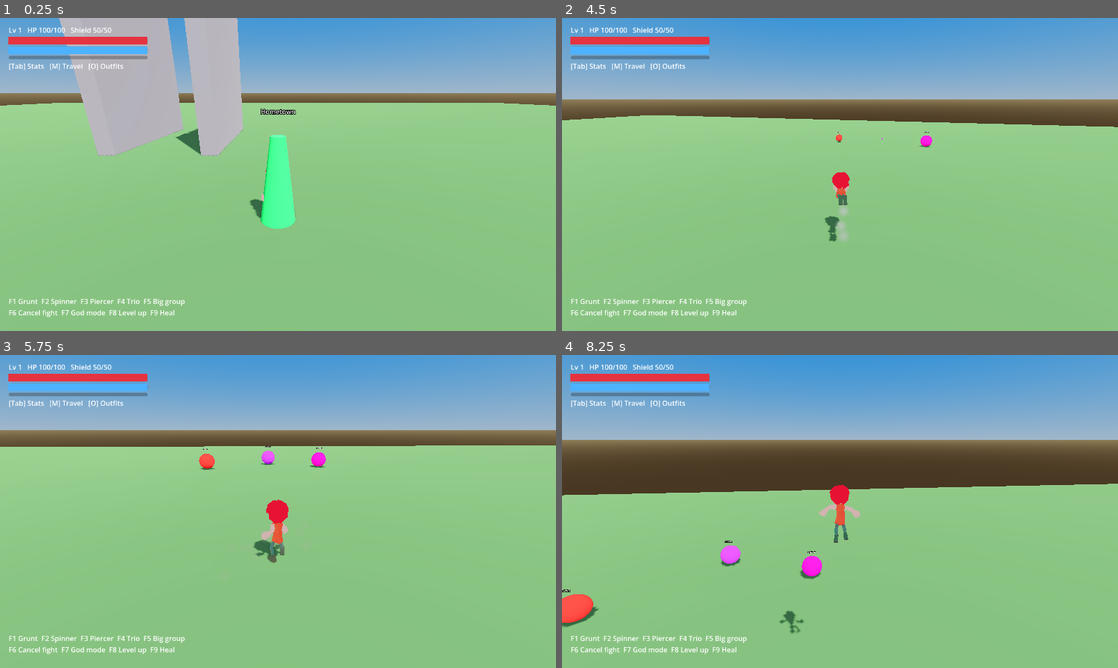
Above: before the commit, frames 1-4 (two rows, left to right).
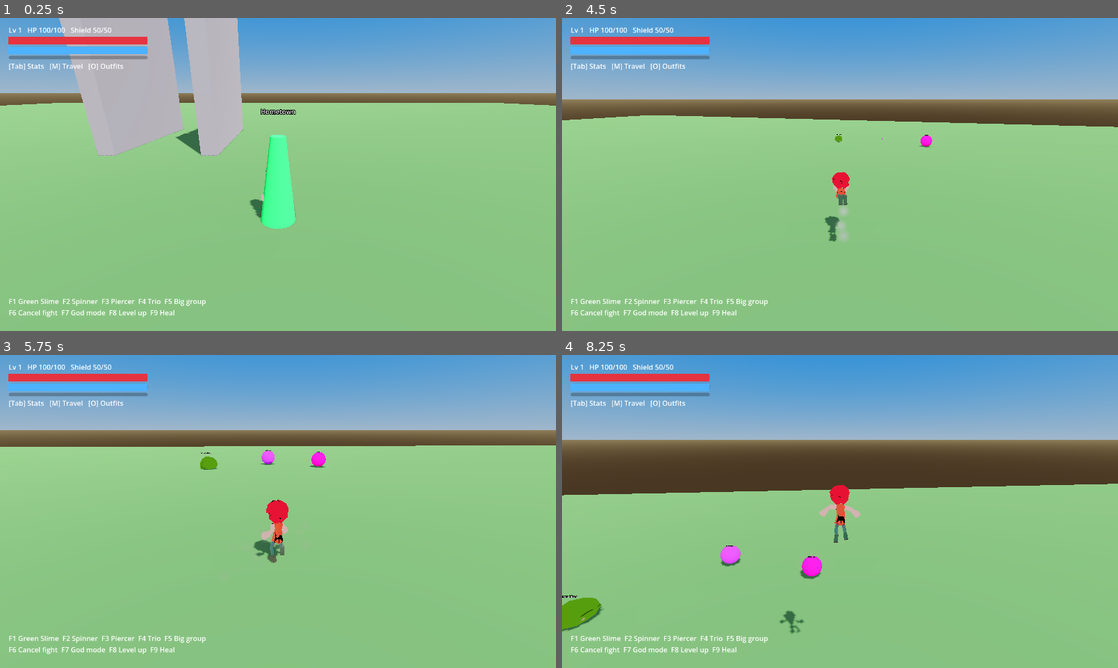
Above: after the commit, the same moments.

Repository: doggoanim/Krits
Game: Godot game, scene res://main.tscn
Same seed, same stepped clock (60 frames per second), same inputs: the game is played once before the commit and once after it.
Inputs (mouse positions are in pixels of both pictures, inside the frame that each line leads up to):
- Up to frame 1 (0.25 s): no input
- Up to frame 2 (4.5 s): tap Enter at 0.5 s; move the mouse to (867, 174) at 0.52 s; hold Ctrl (crouch_pound) 0.53-1.28 s; hold W (move_forward) from 0.53 s (still down); tap Space (jump) at 0.77, 1.52, 3.02, 3.77 s; move the mouse to (812, 174) at 1.27 s; tap E (interact) at 1.35, 3.6 s; move the mouse to (851, 168) at 2.02 s; hold Shift (roll_dive) 2.03-2.78 s; move the mouse to (834, 180) at 2.77 s; tap Ctrl (crouch_pound) at 2.85 s; move the mouse to (878, 177) at 3.52 s; move the mouse to (795, 171) at 4.27 s; tap Shift (roll_dive) at 4.35 s
- Up to frame 3 (5.75 s): keep holding W (move_forward); tap Space (jump) at 4.52 s; move the mouse to (283, 511) at 5.02 s; hold Ctrl (crouch_pound) from 5.03 s (still down)
- Up to frame 4 (8.25 s): move the mouse to (817, 505) at 5.77 s; release W (move_forward) at 5.78 s; release Ctrl (crouch_pound) at 5.78 s; hold D (move_right) 5.78-6.53 s; tap E (interact) at 5.85, 8.1 s; tap Space (jump) at 6.02, 6.77, 7.52 s; move the mouse to (867, 511) at 6.52 s; hold Shift (roll_dive) 6.53-7.28 s; hold W (move_forward) from 6.53 s (still down); move the mouse to (812, 511) at 7.27 s; tap Ctrl (crouch_pound) at 7.35 s; move the mouse to (851, 505) at 8.02 s

The runs differ from the first frame. In frame 1, 0.3% of the frame differs, in the area x 4-37%, y 89-92%; in frame 2, 0.3%; in frame 3, 0.5%; in frame 4, 1.0%, in the area x 0-51%, y 44-92%.

Commit message:
Rename Grunt to Green Slime and give it your animated model
New assets/enemies/green_slime.glb (your upload) with Idle/Moving/Death
clips. EnemyLibrary.grunt() -> green_slime(), id &"green_slime", display
name "Green Slime", green color; updated every call site (TestLevel's
overworld placements, DebugTools' F1/F4/F5 fight shortcuts).

Enemies can now optionally carry an animated model instead of the plain
procedural sphere:
- EnemyData gained model/model_height/anim_idle/anim_move/anim_death
  fields (model unset = unchanged behavior, so Spinner/Piercer are
  untouched).
- New combat/enemy_visual.gd (EnemyVisual): loads the model, plays
  Idle/Moving/Death by name, flashes white on hit, cel-shaded + outlined
  the same way the player is.
- New core/model_util.gd (ModelUtil): the auto-fit-height and cel-shading+
  outline logic factored out of PlayerVisual into shared static helpers,
  so PlayerVisual and EnemyVisual (and any future animated model) stay in
  sync instead of duplicating that logic. PlayerVisual now delegates to it;
  behavior is unchanged.
- combat/enemy.gd (arena) and world/world_enemy.gd (overworld) each build
  an EnemyVisual instead of the sphere when data.model is set, drive
  idle/move animation from their existing movement logic, and (arena only)
  play the death clip and delay removal until it finishes instead of
  popping out instantly. Added an Enemy._dying guard so the lingering
  death animation doesn't get stomped by the per-frame move/idle calls.

Diff:
--- a/combat/enemy.gd
+++ b/combat/enemy.gd
@@ -13,10 +13,12 @@
 var _timers: Array[float] = []
 var _steps: Array[int] = []
 var _dest := Vector3.ZERO
-var _mesh: MeshInstance3D
+var _mesh: MeshInstance3D   ## placeholder sphere, only built when data.model is unset
 var _mat := StandardMaterial3D.new()
+var _visual: EnemyVisual    ## animated model, only built when data.model is set
 var _label: Label3D
 var _flash := 0.0
+var _dying := false   ## true once defeated, so a lingering death animation isn't overridden
 var armed := false   ## only shoots once the arena starts the fight
 
 func setup(d: EnemyData, a: Arena, t: Node3D) -> void:
@@ -29,20 +31,28 @@
 		_steps.append(0)
 
 func _ready() -> void:
-	var sm := SphereMesh.new()
-	sm.radius = 0.7 * data.size
-	sm.height = 1.4 * data.size
-	_mesh = MeshInstance3D.new()
-	_mesh.mesh = sm
-	_mat.albedo_color = data.color
-	# Cel-shaded to match the character: hard light/shadow bands, no shiny highlight.
-	_mat.diffuse_mode = BaseMaterial3D.DIFFUSE_TOON
-	_mat.specular_mode = BaseMaterial3D.SPECULAR_DISABLED
-	_mesh.material_override = _mat
-	add_child(_mesh)
-	CelOutline.apply(_mesh, data.size * 0.08)
+	var label_height: float
+	if data.model:
+		_visual = EnemyVisual.new()
+		add_child(_visual)
+		_visual.setup(data)
+		label_height = data.model_height * 1.3
+	else:
+		var sm := SphereMesh.new()
+		sm.radius = 0.7 * data.size
+		sm.height = 1.4 * data.size
+		_mesh = MeshInstance3D.new()
+		_mesh.mesh = sm
+		_mat.albedo_color = data.color
+		# Cel-shaded to match the character: hard light/shadow bands, no shiny highlight.
+		_mat.diffuse_mode = BaseMaterial3D.DIFFUSE_TOON
+		_mat.specular_mode = BaseMaterial3D.SPECULAR_DISABLED
+		_mesh.material_override = _mat
+		add_child(_mesh)
+		CelOutline.apply(_mesh, data.size * 0.08)
+		label_height = 1.4 * data.size
 	_label = Label3D.new()
-	_label.position.y = 1.4 * data.size
+	_label.position.y = label_height
 	_label.billboard = BaseMaterial3D.BILLBOARD_ENABLED
 	_label.no_depth_test = true
 	_label.font_size = 48
@@ -51,13 +61,16 @@
 	_dest = global_position
 
 func _physics_process(delta: float) -> void:
+	if _dying:
+		return
 	_move(delta)
 	_shoot(delta)
-	if _flash > 0.0:
-		_flash -= delta
-		_mat.albedo_color = Color.WHITE
-	else:
-		_mat.albedo_color = data.color
+	if _mesh:
+		if _flash > 0.0:
+			_flash -= delta
+			_mat.albedo_color = Color.WHITE
+		else:
+			_mat.albedo_color = data.color
 
 func _move(delta: float) -> void:
 	var flat := _dest - global_position
@@ -65,8 +78,12 @@
 	if flat.length() < 0.5:
 		_dest = arena.random_point(0.8)
 		_dest.y = global_position.y
+		if _visual:
+			_visual.play_idle()
 		return
 	global_position += flat.normalized() * data.move_speed * delta
+	if _visual:
+		_visual.play_move()
 
 func _shoot(delta: float) -> void:
 	if not armed:
@@ -82,9 +99,17 @@
 func take_damage(amount: float) -> void:
 	hp -= amount
 	_flash = 0.12
+	if _visual:
+		_visual.flash()
 	_update_label()
 	if hp <= 0.0:
+		_dying = true
 		defeated.emit(self)
+		if _visual:
+			var death_len := _visual.play_death()
+			if death_len > 0.0:
+				get_tree().create_timer(death_len).timeout.connect(queue_free)
+				return
 		queue_free()
 
 func _update_label() -> void:
--- a/combat/enemy_data.gd
+++ b/combat/enemy_data.gd
@@ -7,6 +7,16 @@
 @export var max_hp := 60.0
 @export var xp := 20
 @export var move_speed := 3.5
-@export var color := Color(0.8, 0.2, 0.2)
+@export var color := Color(0.8, 0.2, 0.2)   ## used for the placeholder sphere when no model is set
 @export var size := 1.0
 @export var patterns: Array[BulletPattern] = []
+
+## Optional animated model (see EnemyVisual). Leave unset to keep the plain
+## procedural sphere — existing enemies (Spinner, Piercer, ...) don't need
+## any of this unless/until they get their own model.
+@export_group("Model")
+@export var model: PackedScene
+@export var model_height := 1.4      ## target world-space height when a model is set
+@export var anim_idle: StringName = &"Idle"
+@export var anim_move: StringName = &"Moving"
+@export var anim_death: StringName = &"Death"
--- a/combat/enemy_library.gd
+++ b/combat/enemy_library.gd
@@ -2,13 +2,21 @@
 extends RefCounted
 ## Code-defined enemy templates. Move to .tres resources when content grows.
 
-static func grunt() -> EnemyData:
+const GREEN_SLIME_MODEL := preload("res://assets/enemies/green_slime.glb")
+
+static func green_slime() -> EnemyData:
 	var d := EnemyData.new()
-	d.id = &"grunt"
-	d.display_name = "Grunt"
+	d.id = &"green_slime"
+	d.display_name = "Green Slime"
 	d.max_hp = 60.0
 	d.xp = 20
-	d.color = Color(0.85, 0.25, 0.25)
+	d.color = Color(0.3, 0.75, 0.3)
+	d.model = GREEN_SLIME_MODEL
+	d.model_height = 1.1
+	# Clip names baked into green_slime.glb: Idle, Moving, Death.
+	d.anim_idle = &"Idle"
+	d.anim_move = &"Moving"
+	d.anim_death = &"Death"
 	var a := AimedPattern.new()
 	a.interval = 1.6
 	a.count = 3
--- /dev/null
+++ b/combat/enemy_visual.gd
@@ -0,0 +1,74 @@
+class_name EnemyVisual
+extends Node3D
+## Optional animated model for an enemy, used in place of the plain
+## procedural sphere when its EnemyData specifies one (see EnemyData.model).
+## Mirrors PlayerVisual's approach via the shared ModelUtil — auto-scaled to
+## a target height, cel-shaded, outlined — so an animated enemy reads as
+## part of the same cast as the player, not a different art style bolted on.
+
+const OUTLINE_THICKNESS_RATIO := 0.012
+
+var _anim: AnimationPlayer
+var _model: Node3D
+var _materials: Array[BaseMaterial3D] = []
+var _base_colors: Dictionary = {}   # BaseMaterial3D -> Color, the non-flash color
+var _flash_t := 0.0
+var _anim_idle: StringName
+var _anim_move: StringName
+var _anim_death: StringName
+
+## `data` supplies the model scene, target height and clip names (see
+## EnemyData) — kept data-driven rather than hardcoded constants since,
+## unlike the player, different enemies can use entirely different models.
+func setup(data: EnemyData) -> void:
+	_anim_idle = data.anim_idle
+	_anim_move = data.anim_move
+	_anim_death = data.anim_death
+	_model = data.model.instantiate()
+	add_child(_model)
+	_anim = _model.find_child("AnimationPlayer", true, false) as AnimationPlayer
+	var fit_box := ModelUtil.fit_height(_model, data.model_height)
+	var height := fit_box.size.y if fit_box.size.y > 0.001 else data.model_height
+	ModelUtil.apply_cel_shading(_model, height * OUTLINE_THICKNESS_RATIO, Color.BLACK, _materials)
+	for m in _materials:
+		_base_colors[m] = m.albedo_color
+	if _anim:
+		for clip in [_anim_idle, _anim_move]:
+			if _anim.has_animation(clip):
+				_anim.get_animation(clip).loop_mode = Animation.LOOP_LINEAR
+	play_idle()
+
+func play_idle() -> void:
+	_play(_anim_idle)
+
+func play_move() -> void:
+	_play(_anim_move)
+
+## Plays the death clip, if any, and reports back how long it runs for (so
+## the caller can delay removing the enemy until it's finished instead of
+## cutting the animation off instantly). Returns 0.0 if there's no clip.
+func play_death() -> float:
+	if _anim == null or _anim_death == &"" or not _anim.has_animation(_anim_death):
+		return 0.0
+	_anim.play(_anim_death)
+	return _anim.get_animation(_anim_death).length
+
+func flash() -> void:
+	_flash_t = 0.12
+
+func _play(anim_name: StringName) -> void:
+	if _anim == null or anim_name == &"" or not _anim.has_animation(anim_name):
+		return
+	if _anim.current_animation == anim_name and _anim.is_playing():
+		return
+	_anim.play(anim_name)
+
+func _process(delta: float) -> void:
+	if _flash_t > 0.0:
+		_flash_t -= delta
+		for m in _materials:
+			m.albedo_color = Color.WHITE
+	else:
+		for m in _materials:
+			if m.albedo_color != _base_colors.get(m, m.albedo_color):
+				m.albedo_color = _base_colors[m]
--- a/core/debug_tools.gd
+++ b/core/debug_tools.gd
@@ -1,10 +1,10 @@
 class_name DebugTools
 extends Node
 ## Dev shortcuts for testing fights quickly. Only active in debug builds.
-##  F1 grunt  F2 spinner  F3 piercer  F4 trio  F5 big group (6)
+##  F1 green slime  F2 spinner  F3 piercer  F4 trio  F5 big group (6)
 ##  F6 cancel fight  F7 god mode  F8 level up  F9 full heal
 
-const HELP := "F1 Grunt  F2 Spinner  F3 Piercer  F4 Trio  F5 Big group\nF6 Cancel fight  F7 God mode  F8 Level up  F9 Heal"
+const HELP := "F1 Green Slime  F2 Spinner  F3 Piercer  F4 Trio  F5 Big group\nF6 Cancel fight  F7 God mode  F8 Level up  F9 Heal"
 
 var player: Player
 var encounters: EncounterManager
@@ -29,11 +29,11 @@
 	if not (event is InputEventKey and event.pressed and not event.echo):
 		return
 	match event.physical_keycode:
-		KEY_F1: _fight([EnemyLibrary.grunt()])
+		KEY_F1: _fight([EnemyLibrary.green_slime()])
 		KEY_F2: _fight([EnemyLibrary.spinner()])
 		KEY_F3: _fight([EnemyLibrary.piercer()])
-		KEY_F4: _fight([EnemyLibrary.grunt(), EnemyLibrary.spinner(), EnemyLibrary.piercer()])
-		KEY_F5: _fight([EnemyLibrary.grunt(), EnemyLibrary.grunt(), EnemyLibrary.spinner(),
+		KEY_F4: _fight([EnemyLibrary.green_slime(), EnemyLibrary.spinner(), EnemyLibrary.piercer()])
+		KEY_F5: _fight([EnemyLibrary.green_slime(), EnemyLibrary.green_slime(), EnemyLibrary.spinner(),
 				EnemyLibrary.spinner(), EnemyLibrary.piercer(), EnemyLibrary.piercer()])
 		KEY_F6: _cancel()
 		KEY_F7:
--- /dev/null
+++ b/core/model_util.gd
@@ -0,0 +1,62 @@
+class_name ModelUtil
+extends RefCounted
+## Shared helpers for loading a rigged glTF character model consistently
+## across the game. PlayerVisual and EnemyVisual both call these, so the
+## player and every animated enemy get the same treatment: auto-scaled to a
+## target height regardless of export units, cel-shaded (toon diffuse, no
+## specular), and outlined — one place to change if that look ever changes.
+
+## Scales `model` uniformly so its current rest-pose bounding-box height
+## matches `target_height`. Returns the AABB measured *before* scaling, so
+## callers can size other things (like outline thickness) proportionally to
+## the model regardless of what units it was originally exported in.
+static func fit_height(model: Node3D, target_height: float) -> AABB:
+	var box := AABB()
+	var has_box := false
+	var r := _accumulate_aabb(model, Transform3D.IDENTITY, box, has_box)
+	box = r[0]
+	has_box = r[1]
+	if has_box and box.size.y > 0.001:
+		model.scale = Vector3.ONE * (target_height / box.size.y)
+	return box
+
+static func _accumulate_aabb(n: Node, parent_xform: Transform3D, box: AABB, has_box: bool) -> Array:
+	var xform := parent_xform
+	if n is Node3D:
+		xform = parent_xform * (n as Node3D).transform
+	if n is MeshInstance3D and (n as MeshInstance3D).mesh:
+		var b: AABB = xform * (n as MeshInstance3D).mesh.get_aabb()
+		box = box.merge(b) if has_box else b
+		has_box = true
+	for c in n.get_children():
+		var r := _accumulate_aabb(c, xform, box, has_box)
+		box = r[0]
+		has_box = r[1]
+	return [box, has_box]
+
+## Sets every mesh surface under `model` to the game's shared cel-shaded look
+## (toon diffuse ramp, specular disabled) and gives it a black inverted-hull
+## outline `outline_thickness` thick (see CelOutline). Appends every
+## duplicated material to `out_materials` if given, so a caller (flash-on-hit,
+## outfit tinting, ...) can modify them later without re-walking the tree.
+static func apply_cel_shading(model: Node3D, outline_thickness: float,
+		outline_color := Color.BLACK, out_materials: Array = []) -> void:
+	_shade_recursive(model, outline_thickness, outline_color, out_materials)
+
+static func _shade_recursive(n: Node, outline_thickness: float, outline_color: Color,
+		out_materials: Array) -> void:
+	if n is MeshInstance3D:
+		var mi := n as MeshInstance3D
+		for i in mi.mesh.get_surface_count() if mi.mesh else 0:
+			var mat := mi.get_active_material(i)
+			if mat is BaseMaterial3D:
+				var dup := (mat as BaseMaterial3D).duplicate() as BaseMaterial3D
+				dup.shading_mode = BaseMaterial3D.SHADING_MODE_PER_PIXEL
+				dup.diffuse_mode = BaseMaterial3D.DIFFUSE_TOON
+				dup.specular_mode = BaseMaterial3D.SPECULAR_DISABLED
+				mi.set_surface_override_material(i, dup)
+				out_materials.append(dup)
+		if outline_thickness > 0.0:
+			CelOutline.apply(mi, outline_thickness, outline_color)
+	for c in n.get_children():
+		_shade_recursive(c, outline_thickness, outline_color, out_materials)
--- a/player/player_visual.gd
+++ b/player/player_visual.gd
@@ -43,9 +43,7 @@
 var _outfit: OutfitData
 var _lean_pitch := 0.0   ## current smoothed forward/back lean (rad), this node's rotation.x
 var _lean_bank := 0.0    ## current smoothed side-to-side lean (rad), this node's rotation.z
-var _fit_aabb := AABB()
-var _fit_has_box := false
-var _base_scale := 1.0   ## uniform scale from _fit_model_height
+var _base_scale := 1.0   ## uniform scale from ModelUtil.fit_height, read back after _ready()
 var _hold_t := 0.0       ## >0 while a one-off reaction pose must not be interrupted
 var _held_anim := &""    ## the anim play_hold() is currently protecting
 
@@ -79,8 +77,15 @@
 	add_child(_model)
 	_model.rotation.y = MODEL_FACING_OFFSET
 	_anim = _model.find_child("AnimationPlayer", true, false) as AnimationPlayer
-	_fit_model_height()   # before _collect_materials: outline thickness is sized off _fit_aabb
-	_collect_materials(_model)
+	var fit_box := ModelUtil.fit_height(_model, Player.STAND_HEIGHT)
+	_base_scale = _model.scale.x
+	var height := fit_box.size.y if fit_box.size.y > 0.001 else Player.STAND_HEIGHT
+	ModelUtil.apply_cel_shading(_model, height * outline_thickness_ratio if outline_enabled else 0.0,
+			outline_color, _materials)
+	for m in _materials:
+		_base_colors[m] = m.albedo_color
+		if m.resource_name in OUTFIT_SLOTS:
+			_outfit_materials.append(m)
 	_force_looping_clips()
 	if _anim == null:
 		push_warning("PlayerVisual: no AnimationPlayer found under the model — animations will not play.")
@@ -97,61 +102,6 @@
 	for anim_name in LOOPING_ANIMS:
 		if _anim.has_animation(anim_name):
 			_anim.get_animation(anim_name).loop_mode = Animation.LOOP_LINEAR
-
-## Scales the whole model uniformly so its rest-pose height matches the
-## player's actual capsule height, whatever units it was exported in — a
-## cm-vs-m mismatch is the usual reason an import comes in 100x too big (or
-## too small). Assumes the model's own origin already sits at its feet, same
-## as Player's origin, so only a uniform scale is needed, no repositioning.
-func _fit_model_height() -> void:
-	_fit_has_box = false
-	_fit_aabb = AABB()
-	_accumulate_aabb(_model, Transform3D.IDENTITY)
-	if not _fit_has_box or _fit_aabb.size.y <= 0.001:
-		return
-	_base_scale = Player.STAND_HEIGHT / _fit_aabb.size.y
-	_model.scale = Vector3.ONE * _base_scale
-
-func _accumulate_aabb(n: Node, parent_xform: Transform3D) -> void:
-	var xform := parent_xform
-	if n is Node3D:
-		xform = parent_xform * (n as Node3D).transform
-	if n is MeshInstance3D and (n as MeshInstance3D).mesh:
-		var box: AABB = xform * (n as MeshInstance3D).mesh.get_aabb()
-		if _fit_has_box:
-			_fit_aabb = _fit_aabb.merge(box)
-		else:
-			_fit_aabb = box
-			_fit_has_box = true
-	for c in n.get_children():
-		_accumulate_aabb(c, xform)
-
-func _collect_materials(n: Node) -> void:
-	if n is MeshInstance3D:
-		var mi := n as MeshInstance3D
-		for i in mi.mesh.get_surface_count() if mi.mesh else 0:
-			var mat := mi.get_active_material(i)
-			if mat is BaseMaterial3D:
-				var dup := (mat as BaseMaterial3D).duplicate() as BaseMaterial3D
-				# Toon ramp: lighting still reaches the character (so it gets a
-				# shaded side and a lit side, and still reads as part of the
-				# scene), but in a few hard-edged bands instead of a smooth PBR
-				# gradient — the classic cel-shaded look — and with no shiny
-				# specular highlight. Colors stay close to their authored albedo
-				# rather than washing out with strong light.
-				dup.shading_mode = BaseMaterial3D.SHADING_MODE_PER_PIXEL
-				dup.diffuse_mode = BaseMaterial3D.DIFFUSE_TOON
-				dup.specular_mode = BaseMaterial3D.SPECULAR_DISABLED
-				mi.set_surface_override_material(i, dup)
-				_materials.append(dup)
-				_base_colors[dup] = dup.albedo_color
-				if dup.resource_name in OUTFIT_SLOTS:
-					_outfit_materials.append(dup)
-		if outline_enabled:
-			var height := _fit_aabb.size.y if _fit_has_box else Player.STAND_HEIGHT
-			CelOutline.apply(mi, height * outline_thickness_ratio, outline_color)
-	for c in n.get_children():
-		_collect_materials(c)
 
 func apply_outfit(o: OutfitData) -> void:
 	_outfit = o
--- a/world/test_level.gd
+++ b/world/test_level.gd
@@ -23,12 +23,12 @@
 	_spawn(&"far", "Far Platform", Vector3(0, 1.0, 40), &"crimson")
 
 	# Overworld enemies: they pop in when you approach and wander. Touch one to fight.
-	_enemy(&"grunt_solo", Vector3(-25, 0.2, 10), EnemyLibrary.grunt())
+	_enemy(&"slime_solo", Vector3(-25, 0.2, 10), EnemyLibrary.green_slime())
 	_enemy(&"piercer_solo", Vector3(-30, 0.2, -30), EnemyLibrary.piercer())
 	# Two close together merge into one bigger fight, three even bigger.
 	_enemy(&"pair_a", Vector3(25, 0.2, -25), EnemyLibrary.spinner())
-	_enemy(&"pair_b", Vector3(31, 0.2, -25), EnemyLibrary.grunt())
-	_enemy(&"pack_a", Vector3(-5, 0.2, -50), EnemyLibrary.grunt())
+	_enemy(&"pair_b", Vector3(31, 0.2, -25), EnemyLibrary.green_slime())
+	_enemy(&"pack_a", Vector3(-5, 0.2, -50), EnemyLibrary.green_slime())
 	_enemy(&"pack_b", Vector3(0, 0.2, -52), EnemyLibrary.spinner())
 	_enemy(&"pack_c", Vector3(5, 0.2, -50), EnemyLibrary.piercer())
 
--- a/world/world_enemy.gd
+++ b/world/world_enemy.gd
@@ -19,7 +19,8 @@
 var _home := Vector3.ZERO
 var _dest := Vector3.ZERO
 var _wait := 0.0
-var _visual: Node3D
+var _visual: Node3D         ## pop-in/sleep wrapper (scaled 0..1 by _wake/_sleep)
+var _model_visual: EnemyVisual   ## set only when data.model is used, for idle/move animation
 var _contact: Area3D
 var _player: Player
 var _tween: Tween
@@ -43,26 +44,34 @@
 
 	_visual = Node3D.new()
 	add_child(_visual)
-	var mi := MeshInstance3D.new()
-	var sm := SphereMesh.new()
-	sm.radius = 0.7 * data.size
-	sm.height = 1.4 * data.size
-	mi.mesh = sm
-	mi.position.y = 0.7 * data.size
-	var mat := StandardMaterial3D.new()
-	mat.albedo_color = data.color
-	mat.emission_enabled = true
-	mat.emission = data.color
-	mat.emission_energy_multiplier = 0.4
-	# Cel-shaded to match the character: hard light/shadow bands, no shiny highlight.
-	mat.diffuse_mode = BaseMaterial3D.DIFFUSE_TOON
-	mat.specular_mode = BaseMaterial3D.SPECULAR_DISABLED
-	mi.material_override = mat
-	_visual.add_child(mi)
-	CelOutline.apply(mi, data.size * 0.08)
+	var label_height: float
+	if data.model:
+		_model_visual = EnemyVisual.new()
+		_visual.add_child(_model_visual)
+		_model_visual.setup(data)
+		label_height = data.model_height * 1.3
+	else:
+		var mi := MeshInstance3D.new()
+		var sm := SphereMesh.new()
+		sm.radius = 0.7 * data.size
+		sm.height = 1.4 * data.size
+		mi.mesh = sm
+		mi.position.y = 0.7 * data.size
+		var mat := StandardMaterial3D.new()
+		mat.albedo_color = data.color
+		mat.emission_enabled = true
+		mat.emission = data.color
+		mat.emission_energy_multiplier = 0.4
+		# Cel-shaded to match the character: hard light/shadow bands, no shiny highlight.
+		mat.diffuse_mode = BaseMaterial3D.DIFFUSE_TOON
+		mat.specular_mode = BaseMaterial3D.SPECULAR_DISABLED
+		mi.material_override = mat
+		_visual.add_child(mi)
+		CelOutline.apply(mi, data.size * 0.08)
+		label_height = 1.4 * data.size
 	var lbl := Label3D.new()
 	lbl.text = data.display_name
-	lbl.position.y = 1.8 * data.size
+	lbl.position.y = label_height
 	lbl.billboard = BaseMaterial3D.BILLBOARD_ENABLED
 	_visual.add_child(lbl)
 
@@ -120,15 +129,21 @@
 		_wait -= delta
 		velocity.x = 0.0
 		velocity.z = 0.0
+		if _model_visual:
+			_model_visual.play_idle()
 	elif flat.length() < 0.5:
 		_wait = randf_range(0.6, 2.0)
 		var a := randf() * TAU
 		_dest = _home + Vector3(cos(a), 0.0, sin(a)) * randf_range(1.0, wander_radius)
+		if _model_visual:
+			_model_visual.play_idle()
 	else:
 		var dir := flat.normalized()
 		velocity.x = dir.x * data.move_speed * 0.6
 		velocity.z = dir.z * data.move_speed * 0.6
 		rotation.y = lerp_angle(rotation.y, atan2(-dir.x, -dir.z), minf(1.0, 8.0 * delta))
+		if _model_visual:
+			_model_visual.play_move()
 	velocity.y = -1.0 if is_on_floor() else velocity.y - gravity * delta
 	move_and_slide()
 
Binary file added: assets/enemies/green_slime.glb
